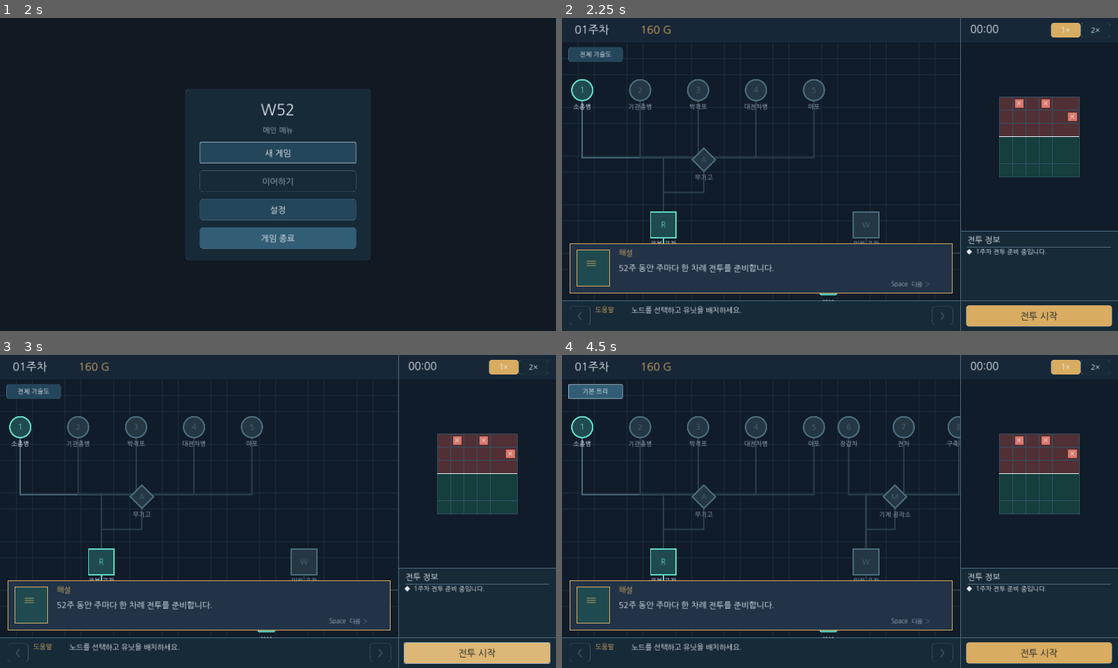
Above: before the commit, frames 1-4 (two rows, left to right).
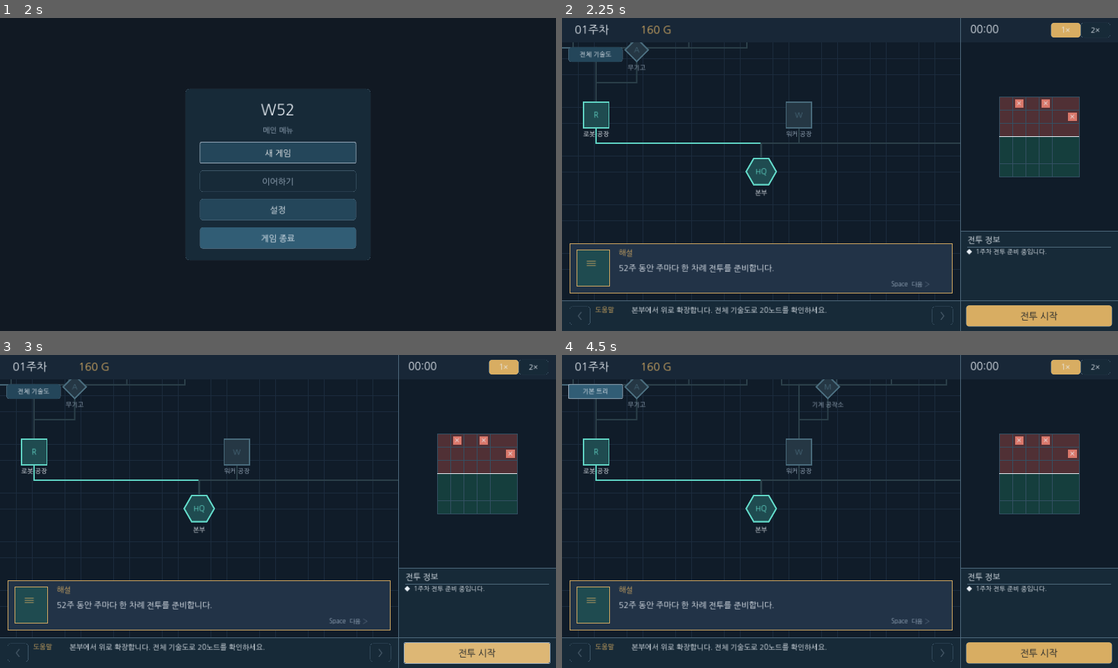
Above: after the commit, the same moments.

Repository: xcliming-svg/w52
Game: Godot game, scene res://main.tscn
The game is run twice, just before and just after one commit, with the same random seed, the same clock (stepped at 60 frames per second) and the same inputs.
Inputs (mouse positions are in pixels of both pictures, inside the frame that each line leads up to):
- Up to frame 1 (2 s): tap Enter at 0.5 s; move the mouse to (400, 158) at 0.52 s; click (400, 158) at 0.67 s; tap Space at 0.77, 1.25 s; drag from (166, 190) to (250, 237) at 1.27 s
- Up to frame 2 (2.25 s): click "새 게임" at 2 s
- Up to frame 3 (3 s): click "전투 시작" at 2.75 s
- Up to frame 4 (4.5 s): click "전투 시작" at 3.5 s; click "전체 기술도" at 4.25 s

Frame 1 is identical in both runs. In frame 2, 5.2% of the frame differs, in the area x 0-72%, y 7-95%; in frame 3, 5.2%; in frame 4, 6.7%.

Commit message:
fix(tech): center HQ at week start and explain integrated tree discovery

Diff:
--- a/scripts/game.gd
+++ b/scripts/game.gd
@@ -127,8 +127,8 @@
         phase = "prepare"
     selected_id = ""
     full_tree_view = false
-    camera_offset = Vector2.ZERO
-    camera_target = Vector2.ZERO
+    camera_offset = _clamp_pan(TREE_CENTER_LOCAL - _find_node("hq")["p"])
+    camera_target = camera_offset
     log_items = ["%d주차 전투 준비 중입니다." % week]
     for id in placements:
         log_items.append("%s 배치됨" % str(_find_node(id)["name"]))
@@ -243,8 +243,9 @@
     placements.clear()
     selected_id = ""
     hover_id = ""
-    camera_target = Vector2.ZERO
-    camera_offset = Vector2.ZERO
+    # At the beginning of each week keep the HQ identifiable above the dialogue overlay.
+    camera_offset = _clamp_pan(TREE_CENTER_LOCAL - _find_node("hq")["p"])
+    camera_target = camera_offset
     pan_armed = false
     pan_dragging = false
     battle_seconds = 0.0
@@ -790,7 +791,7 @@
 
 func _help_text() -> String:
     if help_index == 1:
-        return "노드를 선택하고 유닛을 배치하세요."
+        return "본부에서 위로 확장합니다. 전체 기술도로 20노드를 확인하세요."
     if help_index == 18:
         return "아군을 클릭하면 연결된 트리 노드로 포커스됩니다."
     if help_index == 35:
